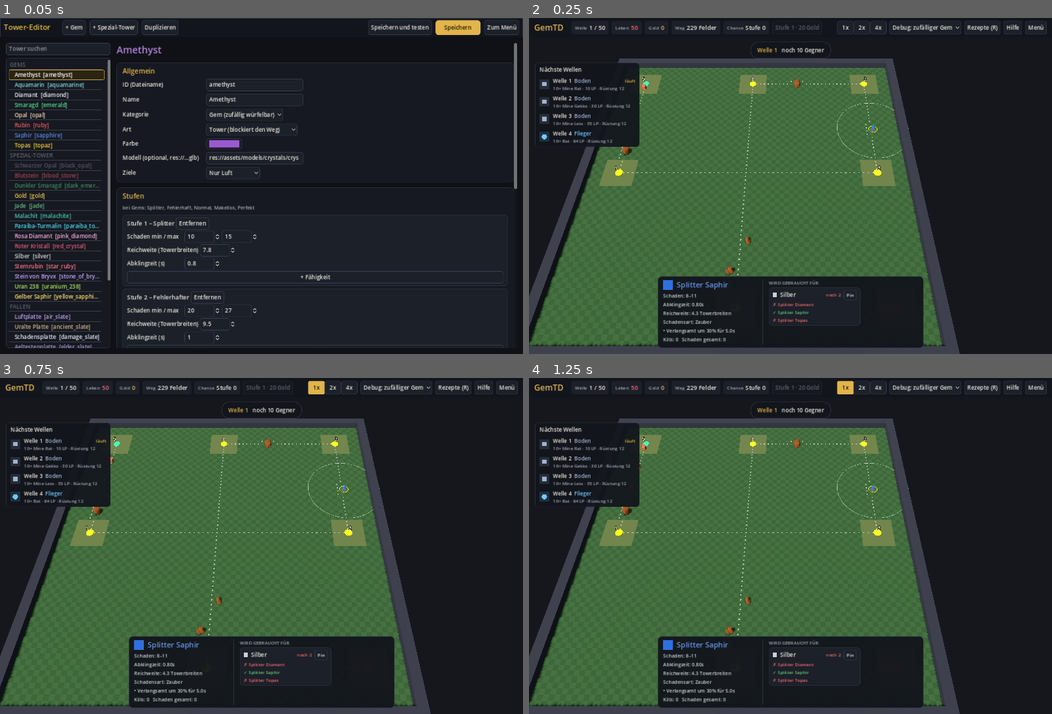
Above: before the commit, frames 1-4 (two rows, left to right).
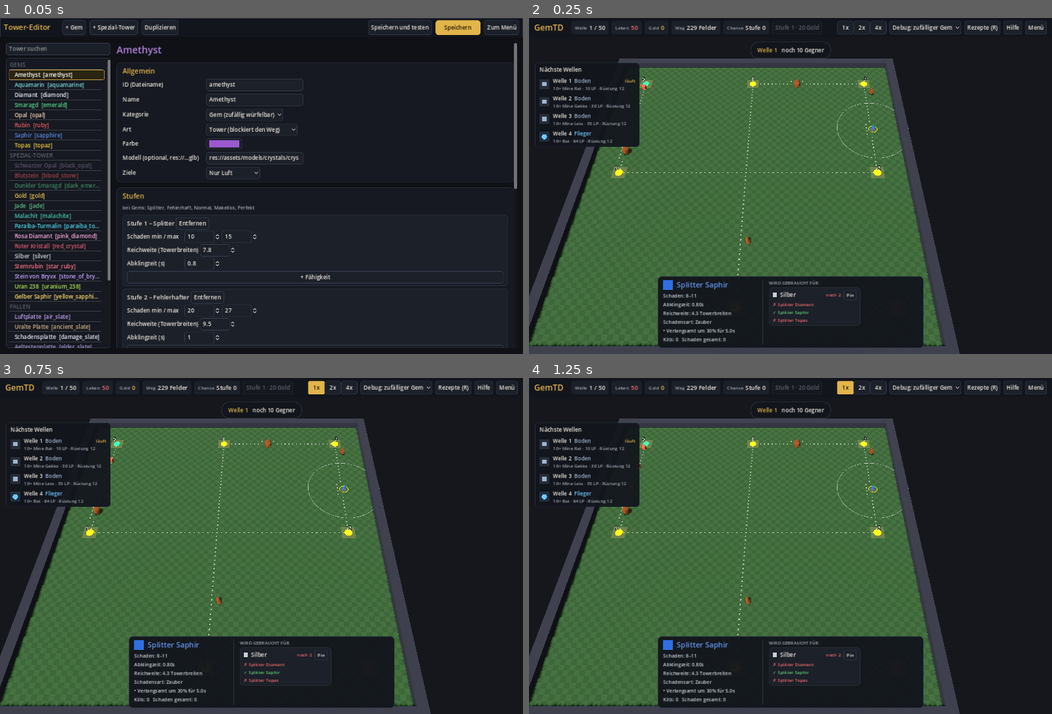
Above: after the commit, the same moments.

Repository: Tulkor/GemTD
Game: Godot game, scene res://tests/smoke_test.tscn
The game is run twice, just before and just after one commit, with the same random seed, the same clock (stepped at 60 frames per second) and the same inputs. This scene is started directly instead of the project's main scene.
Inputs:
- Up to frame 1 (0.05 s): no input
- Up to frame 2 (0.25 s): no input
- Up to frame 3 (0.75 s): click "1x" at 0.5 s
- Up to frame 4 (1.25 s): no input

Frame 1 is identical in both runs. In frame 2, 1.4% of the frame differs, in the area x 13-71%, y 16-77%; in frame 3, 1.4%; in frame 4, 1.4%.

Commit message:
One-Shots nur aus Gems der laufenden Runde, kleinere Sperrzonen um Wegpunkte
Co-Authored-By: Claude Opus 5.5 (1M context) <noreply@anthropic.com>
Claude-Session: https://claude.ai/code/session_01TQZfqhkrKha1HFCsvak4Bp

Diff:
--- a/data/maps/canyon.json
+++ b/data/maps/canyon.json
@@ -110,7 +110,7 @@
 			65
 		]
 	],
-	"marker_radius": 3,
+	"marker_radius": 1,
 	"waves": "classic",
 	"lives": 50,
 	"start_gold": 0,
--- a/data/maps/classic.json
+++ b/data/maps/classic.json
@@ -110,7 +110,7 @@
 			65
 		]
 	],
-	"marker_radius": 3,
+	"marker_radius": 1,
 	"waves": "classic",
 	"lives": 50,
 	"start_gold": 0,
--- a/scripts/editor/map_editor.gd
+++ b/scripts/editor/map_editor.gd
@@ -264,7 +264,7 @@
 	map_tab.add_child(lg)
 	lives_spin = _field(lg, "Leben", _spin(50, 1, 1000, func(v): map.lives = int(v)))
 	gold_spin = _field(lg, "Startgold", _spin(0, 0, 100000, func(v): map.start_gold = int(v)))
-	radius_spin = _field(map_tab, "Sperrzone um Spawn, Ziel, Checkpoints", _spin(3, 0, 10, func(v):
+	radius_spin = _field(map_tab, "Sperrzone um Spawn, Ziel, Checkpoints", _spin(1, 0, 10, func(v):
 		map.marker_radius = int(v)
 		_on_map_changed()))
 
--- a/scripts/game/game.gd
+++ b/scripts/game/game.gd
@@ -311,8 +311,8 @@
 
 
 ## In der Auswahlphase: behalten, 2/4 gleiche, Rezepte.
-## Schon in der Bauphase (One-Shot): nur Rezepte, die mit den bisher gesetzten Gems und den
-## Towern auf dem Feld erfüllt sind. Wer das nimmt, beendet die Runde sofort.
+## Schon in der Bauphase (One-Shot): nur Rezepte, die allein mit den in dieser Runde gesetzten
+## Gems erfüllt sind, fertige Tower auf dem Feld zählen nicht. Wer das nimmt, beendet die Runde sofort.
 func choice_options(t: Tower) -> Array:
 	var one_shot := phase == Phase.BUILD
 	if (phase != Phase.CHOOSE and not one_shot) or t == null or not round_towers.has(t):
@@ -336,7 +336,7 @@
 	var field := towers.values().filter(func(o): return not o.is_new)
 	for sid in Database.special_ids():
 		var def: Dictionary = Database.towers[sid]
-		var pool: Array = others if def.get("recipe_same_round", false) else others + field
+		var pool: Array = others if one_shot or def.get("recipe_same_round", false) else others + field
 		var consume = _match_recipe(def.get("recipe", []), t, pool)
 		if consume != null:
 			var o := _keep_option(("One-Shot → " if one_shot else "Kombinieren → ") + Database.tower_label(sid, 0), sid, 0)
--- a/scripts/map/map_data.gd
+++ b/scripts/map/map_data.gd
@@ -26,7 +26,7 @@
 var spawn := Vector2i(1, 1)
 var goal := Vector2i(2, 2)
 var checkpoints: Array[Vector2i] = []
-var marker_radius := 3
+var marker_radius := 1
 var wave_set := "classic"
 var lives := 50
 var start_gold := 0
@@ -92,7 +92,7 @@
 	goal *= 2
 	for i in checkpoints.size():
 		checkpoints[i] *= 2
-	marker_radius = marker_radius * 2 + 1
+	marker_radius = maxi(marker_radius * 2 - 1, 0)
 
 
 func to_dict() -> Dictionary:
--- a/tests/smoke_test.gd
+++ b/tests/smoke_test.gd
@@ -170,6 +170,18 @@
 		game._turn_into_rock(t)
 	game.round_towers.clear()
 	game.phase = game.Phase.BUILD
+	# Ein fertiger Saphir auf dem Feld zählt für One-Shots nicht mit
+	var field_sapphire = null
+	tries2 = 0
+	while field_sapphire == null and tries2 < 5000:
+		tries2 += 1
+		var p: Vector2 = game.ground_path[rng.randi_range(0, game.ground_path.size() - 1)]
+		var c := Vector2i(p / Board3D.CELL) + Vector2i(rng.randi_range(-3, 1), rng.randi_range(-3, 1))
+		if game.can_place(c):
+			game.debug_tower = "sapphire:0"
+			field_sapphire = game.place_gem(c)
+	field_sapphire.is_new = false
+	game.round_towers.erase(field_sapphire)
 	var shot_plan := ["topaz:0", "diamond:0", "sapphire:0"]
 	tries2 = 0
 	while game.round_towers.size() < shot_plan.size() and tries2 < 5000:
@@ -177,6 +189,8 @@
 		var p: Vector2 = game.ground_path[rng.randi_range(0, game.ground_path.size() - 1)]
 		var c := Vector2i(p / Board3D.CELL) + Vector2i(rng.randi_range(-3, 1), rng.randi_range(-3, 1))
 		if game.can_place(c):
+			if game.round_towers.size() == 2:
+				check(game.one_shot_hints().is_empty(), "One-Shot ignoriert Tower auf dem Feld: %s" % [game.one_shot_hints()])
 			game.debug_tower = shot_plan[game.round_towers.size()]
 			game.place_gem(c)
 	check(game.phase == game.Phase.BUILD, "nach 3 Gems noch Bauphase")
Not shown, changed: README.md
